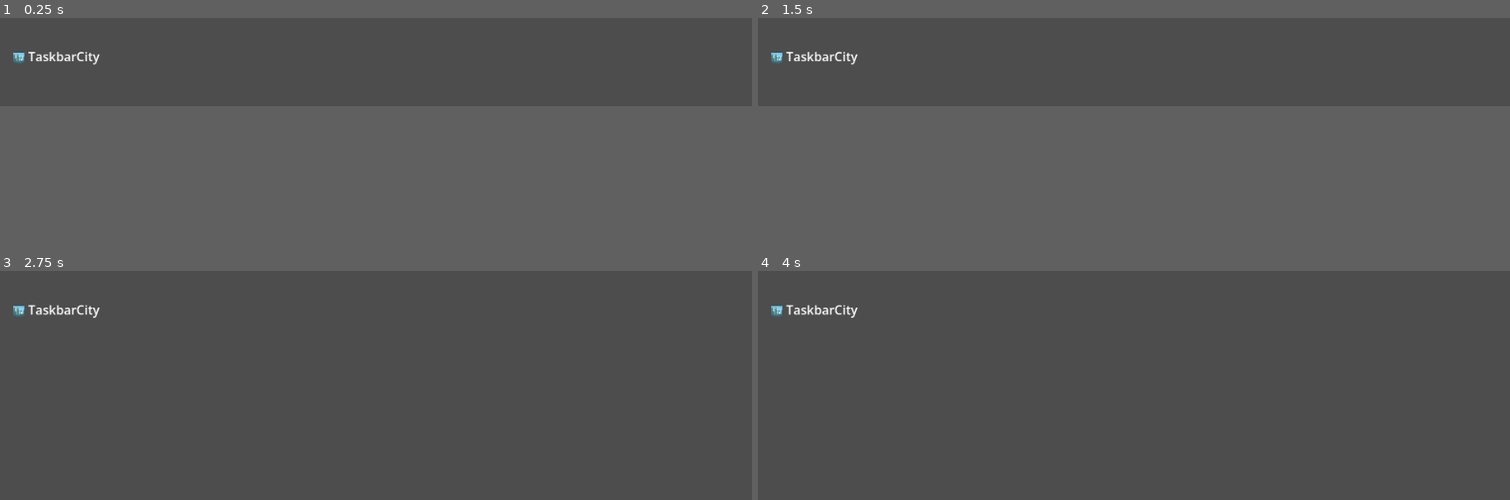
Above: before the commit, frames 1-4 (two rows, left to right).
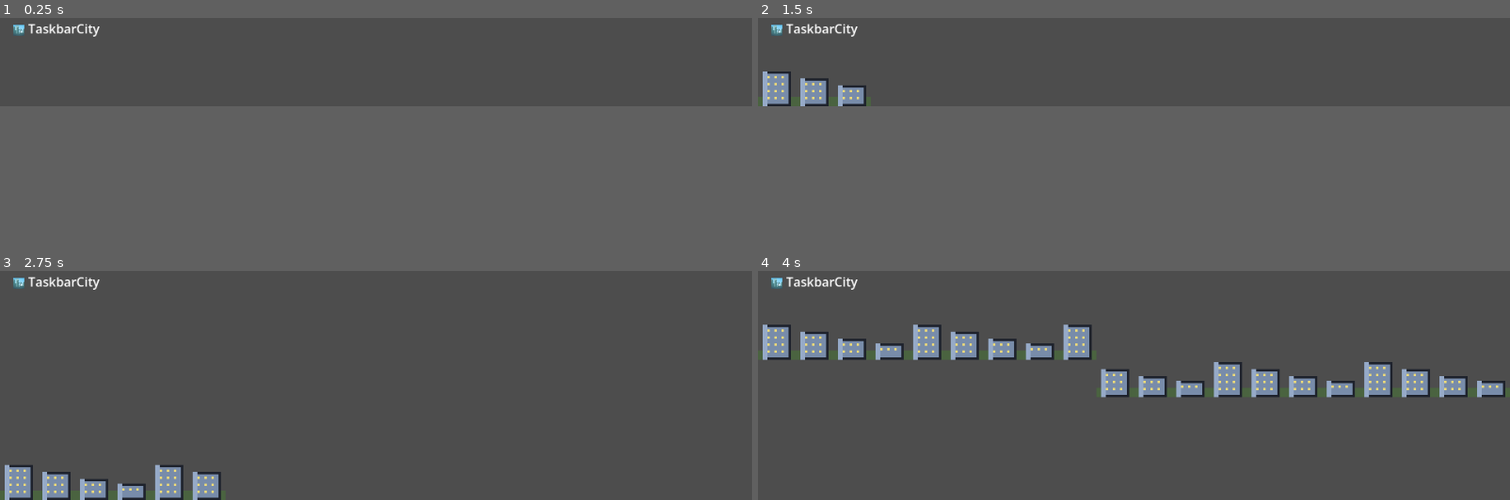
Above: after the commit, the same moments.

Repository: andrewsmedina/yourcity
Game: Godot game, scene res://scenes/main.tscn
Two runs of this game, one before a commit and one after it. Both use one fixed random seed, a clock stepped at 60 frames per second and the inputs below.
Inputs:
- Up to frame 1 (0.25 s): no input
- Up to frame 2 (1.5 s): tap Enter (ui_accept) at 0.5, 0.77 s
- Up to frame 3 (2.75 s): tap Enter (ui_accept) at 1.52 s
- Up to frame 4 (4 s): tap Enter (ui_accept) at 3.02, 3.77 s

The runs differ from the first frame. In frame 1, 0.6% of the frame differs, in the area x 1-14%, y 2-21%; in frame 2, 1.9%; in frame 3, 3.2%; in frame 4, 8.8%, in the area x 0-100%, y 2-56%.

Commit message:
Add animated city skyline
Skyline fills the window width with building tiles at integer scale and
animates buildings rising into place via tween as the city grows, exposing
set_building_count()/capacity(). Main drives a debug grow loop until the
economy controls it. Day/night tint (#11) and construction polish (#12)
build on this.

Closes #10

Co-Authored-By: Claude Opus 4.8 (1M context) <noreply@anthropic.com>

Diff:
--- a/scenes/main.tscn
+++ b/scenes/main.tscn
@@ -1,13 +1,17 @@
-[gd_scene load_steps=2 format=3 uid="uid://b8tcity0main0"]
+[gd_scene load_steps=3 format=3 uid="uid://b8tcity0main0"]
 
 [ext_resource type="Script" path="res://scripts/main.gd" id="1_main"]
+[ext_resource type="Script" path="res://scripts/skyline.gd" id="2_skyline"]
 
 [node name="Main" type="Node2D"]
 script = ExtResource("1_main")
 
+[node name="Skyline" type="Node2D" parent="."]
+script = ExtResource("2_skyline")
+
 [node name="Title" type="Label" parent="."]
 offset_left = 16.0
-offset_top = 44.0
+offset_top = 8.0
 offset_right = 300.0
-offset_bottom = 76.0
+offset_bottom = 40.0
 text = "🏙️ TaskbarCity"
--- a/scripts/main.gd
+++ b/scripts/main.gd
@@ -1,10 +1,24 @@
 extends Node2D
 
-## Entry point for TaskbarCity. For now it only confirms the project boots and
-## offers a debug toggle for the idle <-> expanded window resize (issue #8).
+## Entry point for TaskbarCity. Confirms the project boots, offers a debug
+## toggle for the idle <-> expanded resize (#8), and — until the economy drives
+## it — slowly grows the skyline so its animation is visible (#10).
+
+@onready var _skyline: Node2D = $Skyline
+
+const _DEBUG_GROW_EVERY := 0.4
+
+var _grow_accum := 0.0
 
 func _ready() -> void:
 	print("TaskbarCity booted — Godot ", Engine.get_version_info().string)
+
+func _process(delta: float) -> void:
+	_grow_accum += delta
+	if _grow_accum >= _DEBUG_GROW_EVERY:
+		_grow_accum = 0.0
+		if _skyline.building_count < _skyline.capacity():
+			_skyline.set_building_count(_skyline.building_count + 1)
 
 func _unhandled_input(event: InputEvent) -> void:
 	# Debug: Enter/Space toggles the expanded window height until the crisis
--- /dev/null
+++ b/scripts/skyline.gd
@@ -0,0 +1,52 @@
+extends Node2D
+
+## Procedural city skyline rendered along the bottom of the taskbar window
+## (issue #10). Fills the available width with building tiles at an integer
+## scale (crisp pixels) and animates buildings rising into place as the city
+## grows. Day/night tint is issue #11; per-building construction polish is #12.
+
+const PIXEL_SCALE := 3
+const BUILDING_TILES := ["house", "building_low", "building_mid", "building_high"]
+
+@export var building_count := 0
+
+var _columns: Array[Sprite2D] = []
+var _tile_px := 0
+
+func _ready() -> void:
+	_tile_px = CityTiles.TILE * PIXEL_SCALE
+	_build_columns()
+	set_building_count(building_count)
+
+func _build_columns() -> void:
+	var width := int(get_viewport_rect().size.x)
+	var count := int(ceil(float(width) / _tile_px))
+	var baseline := int(get_viewport_rect().size.y)
+	for i in count:
+		var spr := Sprite2D.new()
+		spr.centered = false
+		spr.scale = Vector2(PIXEL_SCALE, PIXEL_SCALE)
+		spr.position = Vector2(i * _tile_px, baseline)  # off-screen below until grown
+		spr.texture = CityTiles.get_tile(_pick_tile(i))
+		add_child(spr)
+		_columns.append(spr)
+
+func _pick_tile(column: int) -> String:
+	# Deterministic per column so the skyline is stable between frames.
+	return BUILDING_TILES[(column * 7 + 3) % BUILDING_TILES.size()]
+
+## Reveal the first `n` buildings (clamped), animating any newly revealed ones
+## up from the baseline.
+func set_building_count(n: int) -> void:
+	building_count = clamp(n, 0, _columns.size())
+	var baseline := get_viewport_rect().size.y
+	for i in _columns.size():
+		var spr := _columns[i]
+		var raised := i < building_count
+		var target_y := baseline - _tile_px if raised else baseline
+		var tween := create_tween()
+		tween.tween_property(spr, "position:y", target_y, 0.25) \
+			.set_trans(Tween.TRANS_BACK).set_ease(Tween.EASE_OUT)
+
+func capacity() -> int:
+	return _columns.size()
Not shown, added: scripts/skyline.gd.uid
